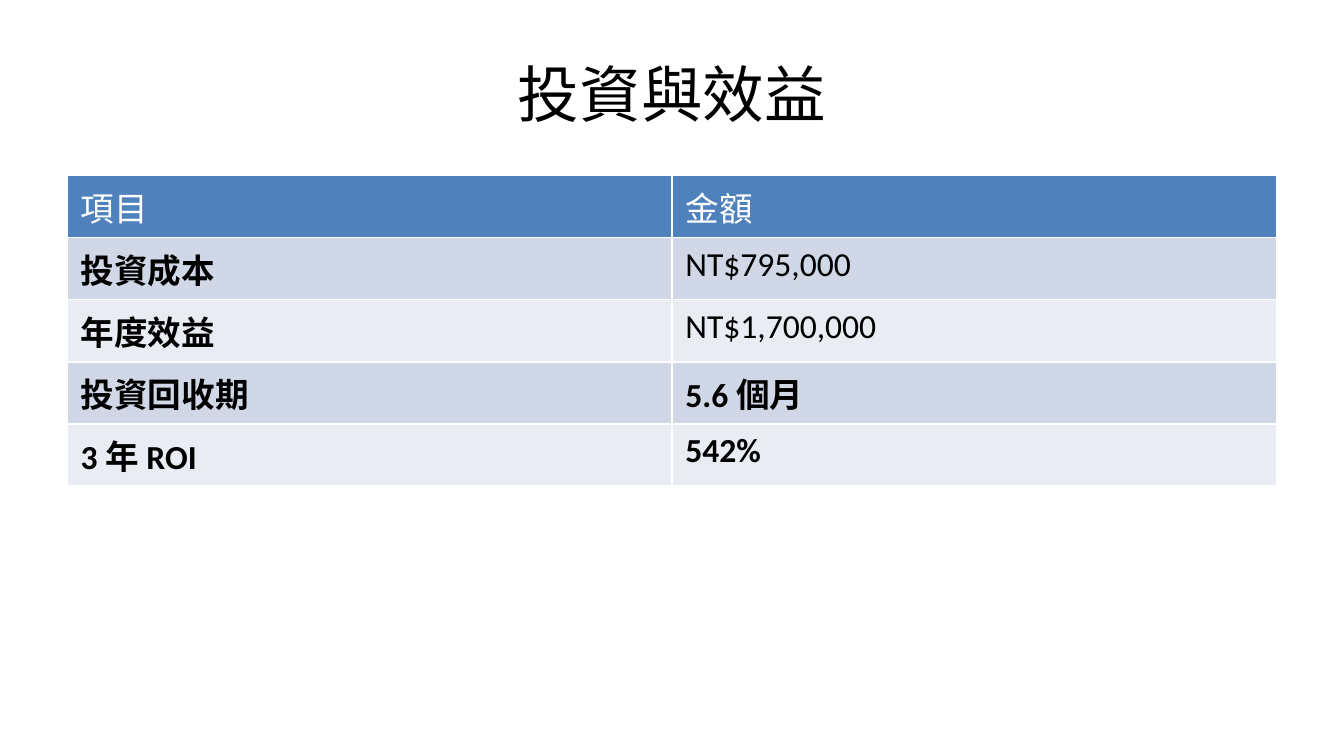
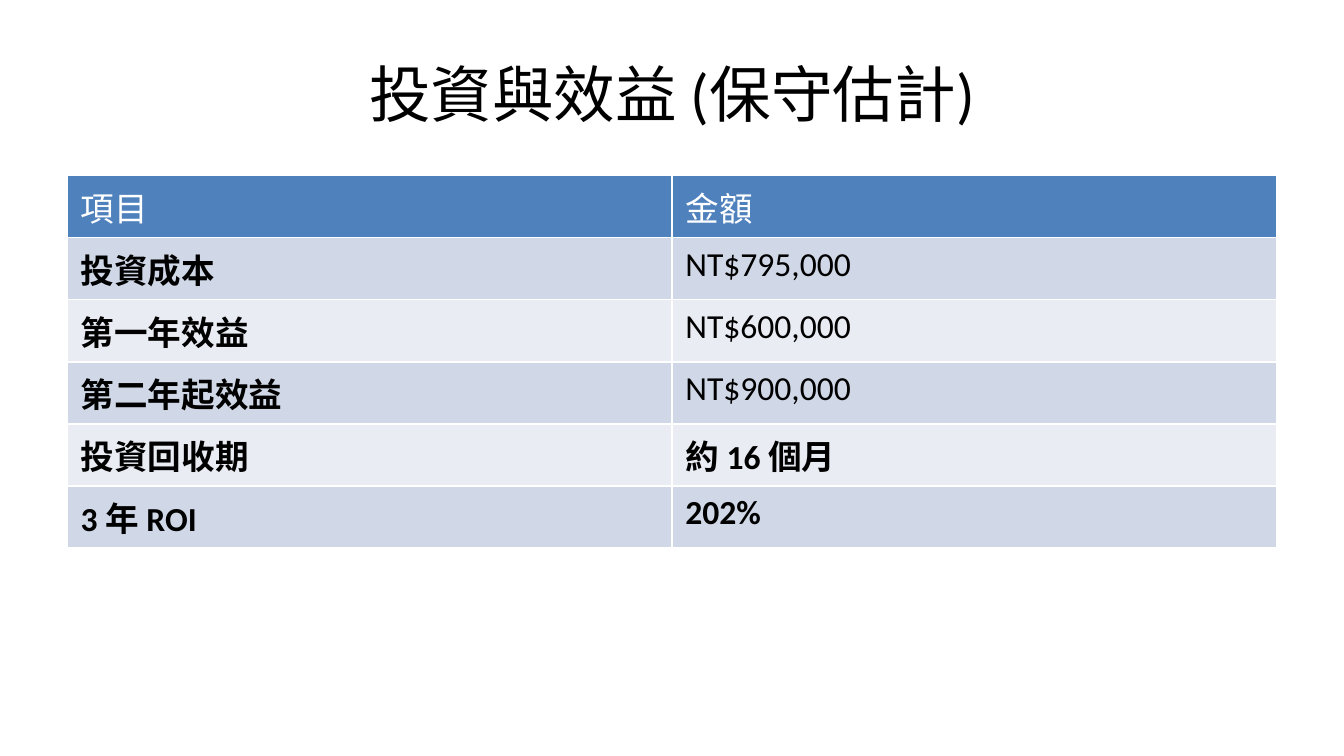
Before and after one commit to seikaikyo/smai-process-vision, a slide deck: slide 25 of docs/Presentation-VisionAI-Proposal.pptx. Drawn at 1344x756 pixels with LibreOffice and Linux fonts; fonts in the diff are those of the drawing. Boxes give left, top, right and bottom in pixels: in the first picture for what was removed or moved away, otherwise in the second. Text is boxed around its words. In the diff, an @@ line names an element or a change of style, - is before the commit and + after.

```diff
--- a/docs/Presentation-VisionAI-Proposal.pptx
+++ b/docs/Presentation-VisionAI-Proposal.pptx
@@ title at box(369, 65, 975, 126): text changed @@
-投資與效益
+投資與效益 (保守估計)
@@ table at box(67, 176, 1277, 675) @@
-row 3: 年度效益 | NT$1,700,000
-row 4: 投資回收期 | 5.6 個月
-row 5: 3 年 ROI | 542%
+row 3: 第一年效益 | NT$600,000
+row 4: 第二年起效益 | NT$900,000
+row 5: 投資回收期 | 約 16 個月
+row 6: 3 年 ROI | 202%
```
Also in this commit, not shown: 1 other slide changed, 1 slide added, 7 other files.
